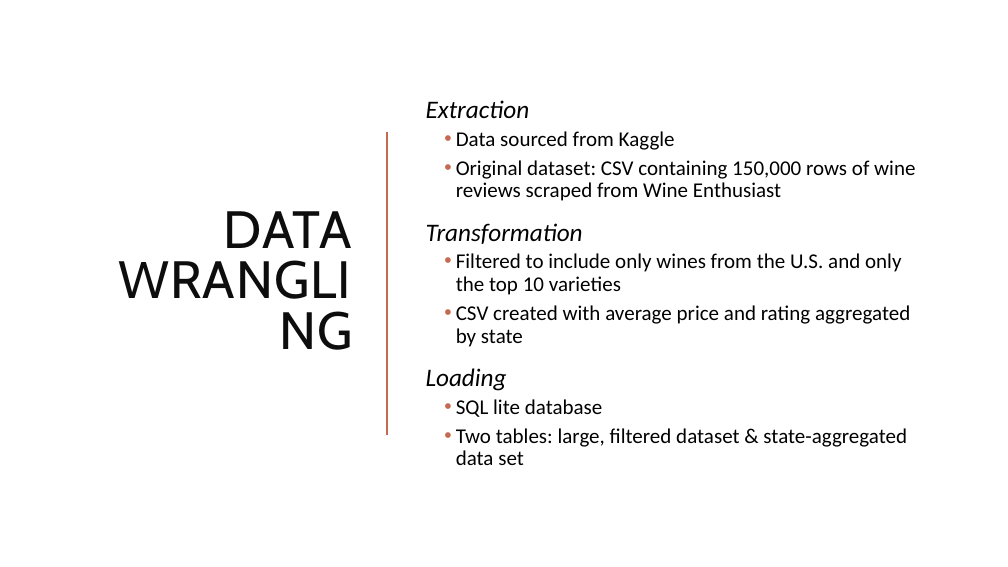
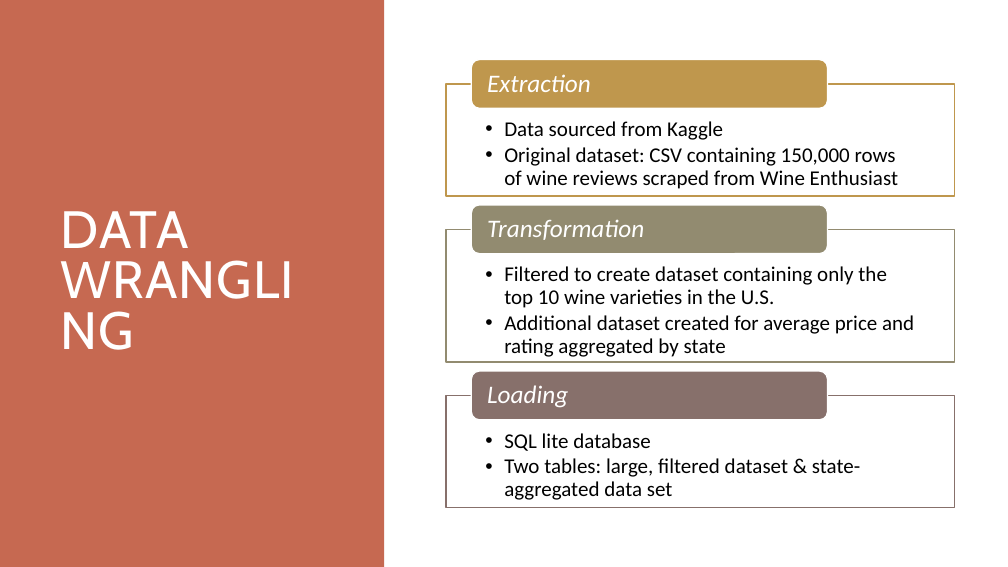
Before and after one commit to theodoremoreland/TopWine, a slide deck: slide 4 of Project2Wine Deck.pptx. Drawn at 1008x567 pixels with LibreOffice and Linux fonts; fonts in the diff are those of the drawing. Boxes give left, top, right and bottom in pixels: in the first picture for what was removed or moved away, otherwise in the second. Text is boxed around its words. In the diff, an @@ line names an element or a change of style, - is before the commit and + after.

```diff
--- a/Project2Wine Deck.pptx
+++ b/Project2Wine Deck.pptx
@@ rectangle added at [0, 0, 384, 567], fill #C66951 @@
@@ title "DATA WRANGLING": place and size @@
-title "DATA WRANGLING" at [224, 211, 352, 248]
+title "DATA WRANGLING" at [61, 211, 189, 248]
@@ title "DATA WRANGLING" at [61, 211, 189, 248]: text colour #0D0D0D to #FFFFFF; alignment right to left @@
@@ text removed at [426, 100, 915, 465] @@
-  Extraction
-  • Data sourced from Kaggle
-  • Original dataset: CSV containing 150,000 rows of wine reviews scraped from Wine Enthusiast
-  Transformation
-  • Filtered to include only wines from the U.S. and only the top 10 varieties
-  • CSV created with average price and rating aggregated by state
-  Loading
-  • SQL lite database
-  • Two tables: large, filtered dataset & state-aggregated data set
@@ line removed from (387, 132) to (387, 435) @@
@@ group added at [446, 60, 955, 507]: 6 texts, 3 rectangles, 3 rounded rectangles @@
+  • Data sourced from Kaggle
+  • Original dataset: CSV containing 150,000 rows of wine reviews scraped from Wine Enthusiast
+Extraction
+  • Filtered to create dataset containing only the top 10 wine varieties in the U.S.
+  • Additional dataset created for average price and rating aggregated by state
+Transformation
+  • SQL lite database
+  • Two tables: large, filtered dataset & state-aggregated data set
+Loading
```
Also in this commit, not shown: 5 slides added, 2 slides removed.
